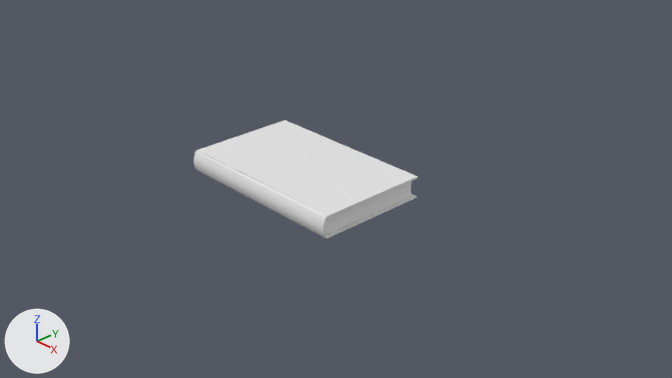
A saved change to the Blender file Models/Main level/Clutter Room/book.blend.
Before and after are seen from the file's camera 'Camera'. Arrows for +X, +Y and +Z are at lower left; the lights stay in place.
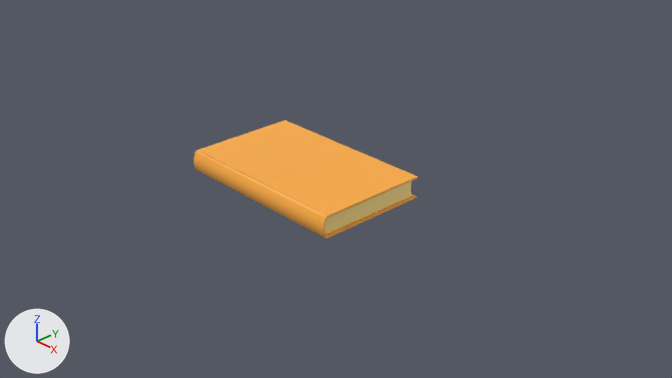
Edits to the scene script, one JSON object a line:
```json
{"op": "set", "path": "mat_material.base_color", "old": "(0.8, 0.8, 0.8)", "new": "(1.0, 0.423, 0.0545)", "note": "white #e7e7e7 -> orange #ffae42"}
{"op": "add", "block": "mat_material_001", "code": ["mat_material_001 = principled_material('Material.001')", "mat_material_001.base_color = (1.0, 0.776, 0.258)  # yellow #ffe48b"]}
{"block": "me_cube", "where": "me_cube.from_pydata(...)  # 76 vertices, 74 faces; spans x -1.2..1.13, y -1.2..0.21, z 0.14..0.43"}
{"block": "me_cube", "where": "# used by ob_cube; location = (0.0, 0.0, 0.0)"}
{"block": "me_cube", "change": "me_cube part 1: all 18 faces centred in x -1.13..1.06, y -0.51..0.17, z 0.19..0.39 switch from mat_material (white #e7e7e7) to mat_material_001 (yellow #ffe48b)"}
```

Changed parts and their boxes (x1, y1, x2, y2) in the pictures (672 x 378 px):
```json
{"object": "Cube", "change": "recoloured", "before": [194, 120, 418, 238], "after": [194, 120, 418, 238], "on screen": "white to orange"}
{"part": 1, "of": "me_cube", "change": "recoloured", "before": [324, 181, 412, 235], "after": [324, 181, 412, 235], "on screen": "white to yellow"}
```
